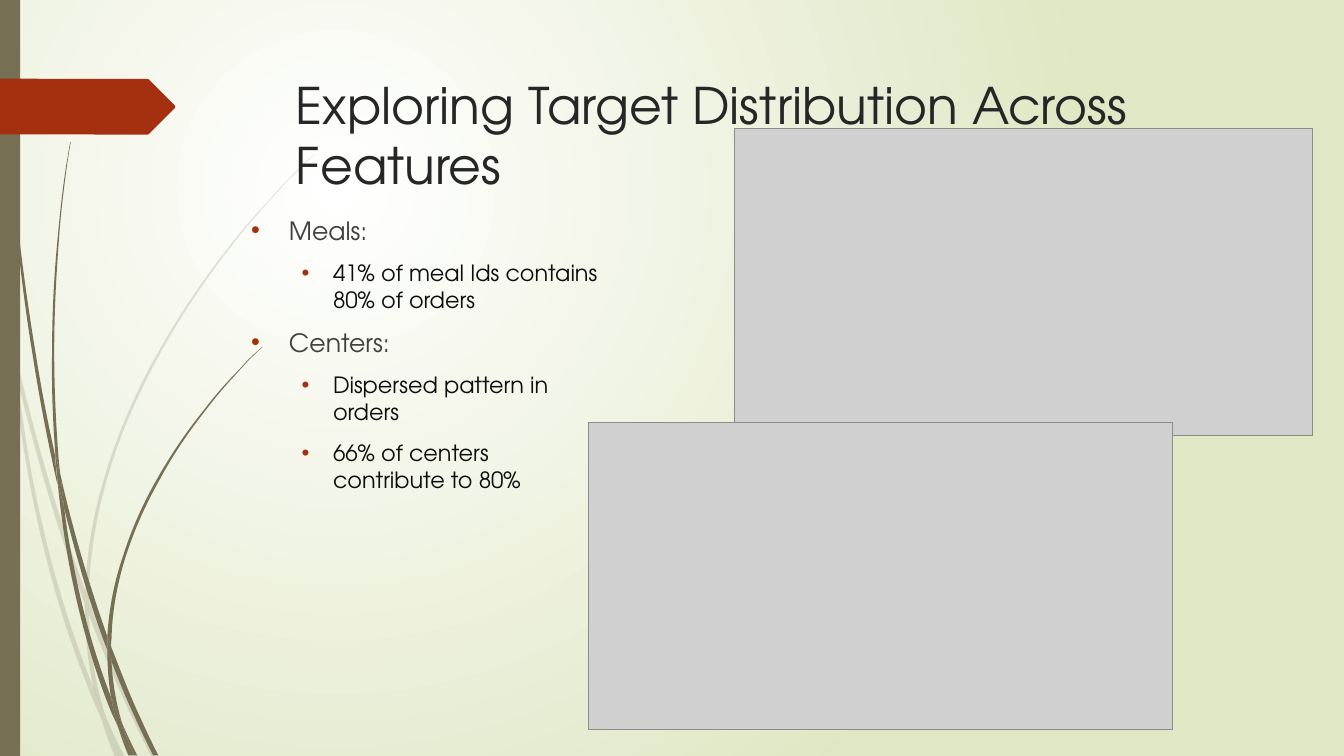
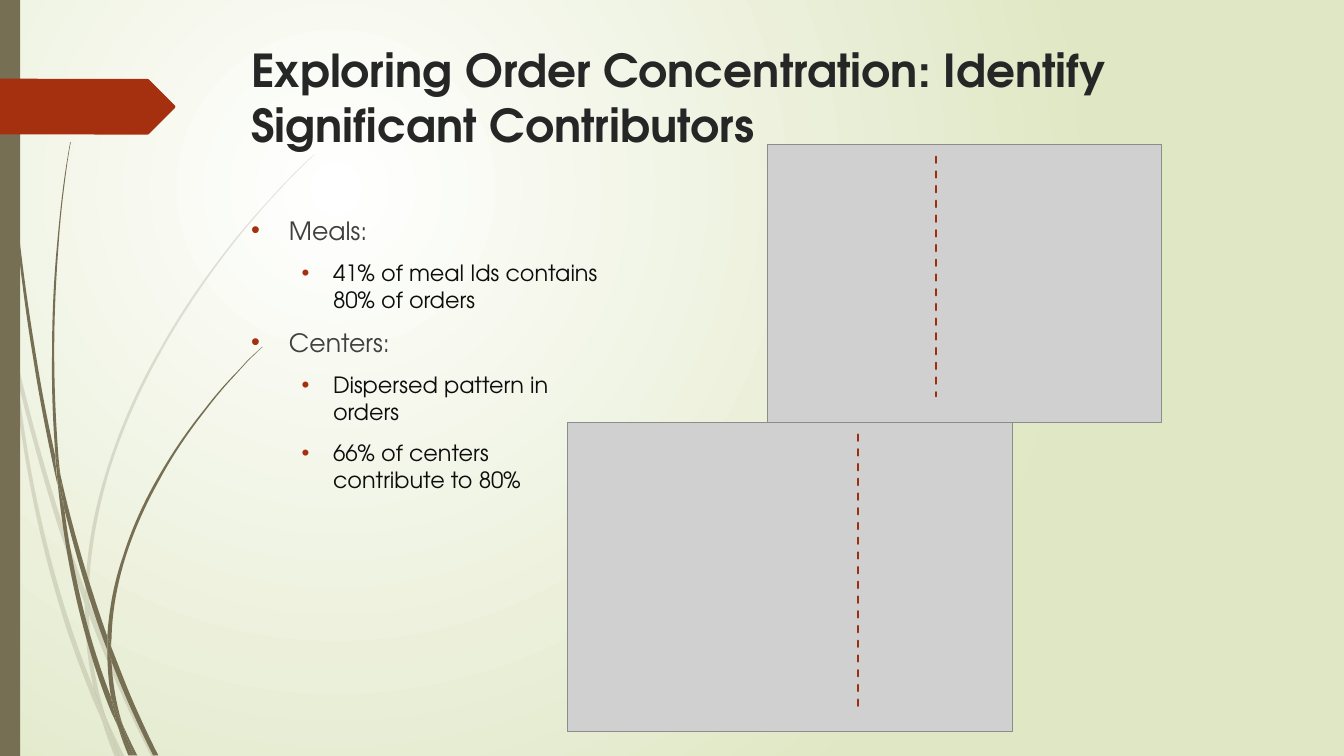
Before and after one commit to arezoo396/Capstone2-Food-Demand-Forecasting, a slide deck: slide 7 of Reports/Capstone2_Final_Slides.pptx. Drawn at 1344x756 pixels with LibreOffice and Linux fonts; fonts in the diff are those of the drawing; grey boxes stand for pictures. Boxes give left, top, right and bottom in pixels: in the first picture for what was removed or moved away, otherwise in the second. Text is boxed around its words. In the diff, an @@ line names an element or a change of style, - is before the commit and + after.

```diff
--- a/Reports/Capstone2_Final_Slides.pptx
+++ b/Reports/Capstone2_Final_Slides.pptx
@@ title at [251,52,1105,152]: text changed; size 36 to 32.4 pt; bold on @@
-Exploring Target Distribution Across Features
+Exploring Order Concentration: Identify Significant Contributors
@@ picture: place and size @@
-picture at [734,129,1313,437]
+picture at [767,144,1162,422]
@@ line added from (936, 156) to (936, 396), #9E2E0F 1.5 pt dashed @@
@@ picture: place and size @@
-picture at [589,422,1174,730]
+picture at [568,422,1012,731]
@@ line added from (858, 435) to (858, 707), #9E2E0F 1.5 pt dashed @@
```
Also in this commit, not shown: 14 other slides changed, 4 slides added, 1 slide removed.
